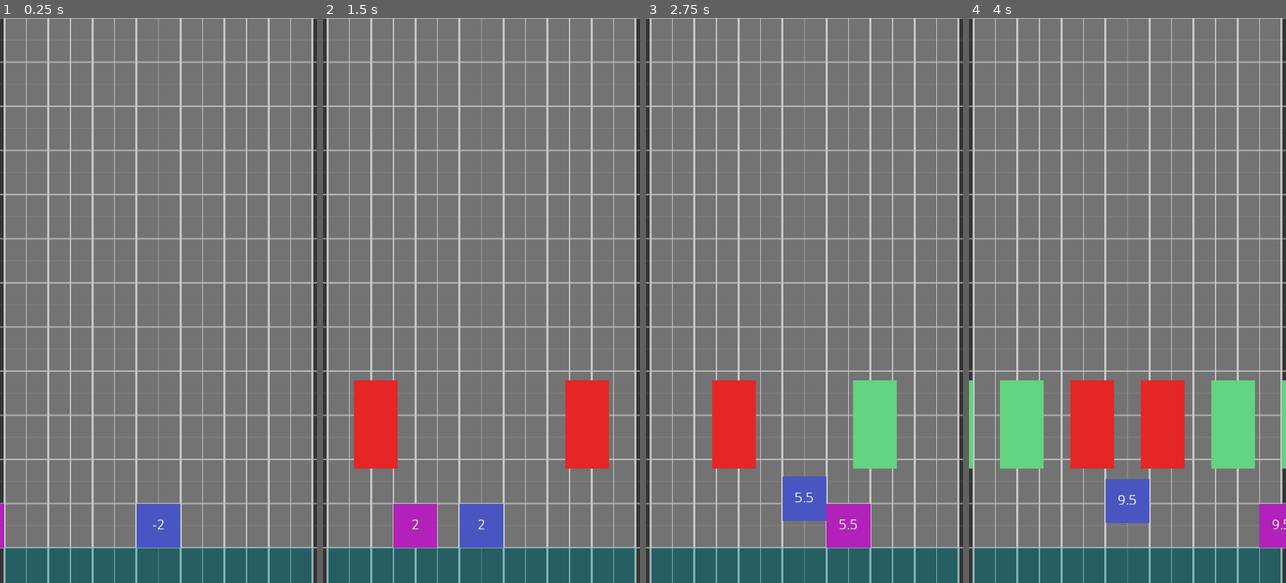
Above: before the commit, frames 1-4 (left to right).
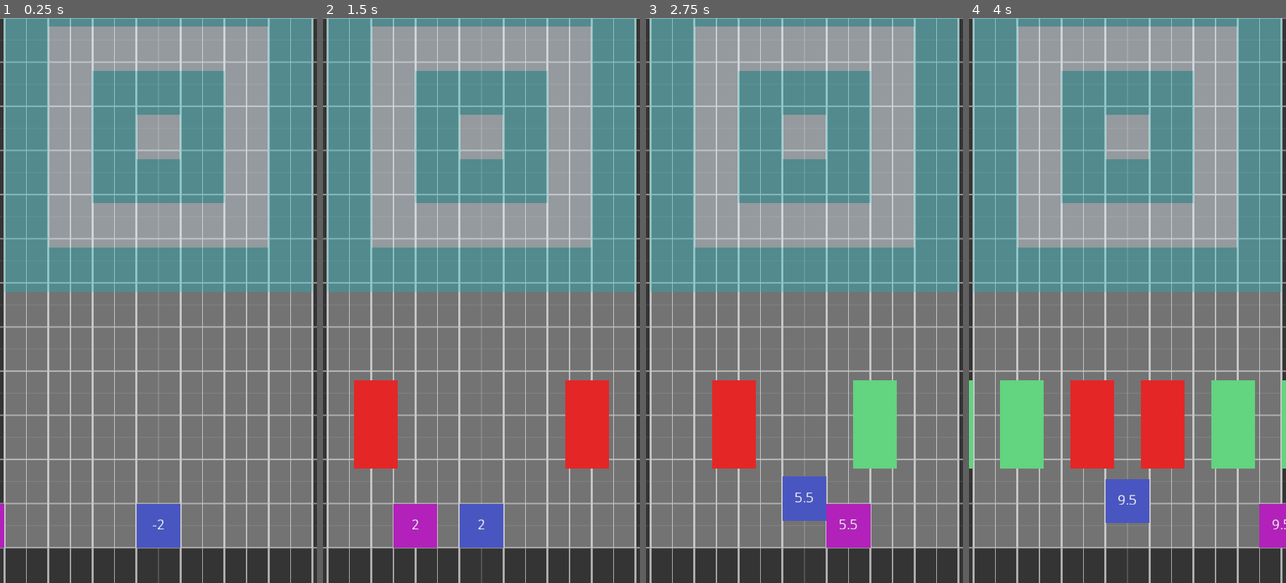
Above: after the commit, the same moments.

Repository: funexpected/jamper
Game: Godot game, scene res://level.tscn
Same seed, same stepped clock (60 frames per second), same inputs: the game is played once before the commit and once after it. This scene is started directly instead of the project's main scene.
Inputs (mouse positions are in pixels of both pictures, inside the frame that each line leads up to):
- Up to frame 1 (0.25 s): no input
- Up to frame 2 (1.5 s): move the mouse to (551, 272) at 0.52 s; click (551, 272) at 0.67 s; move the mouse to (418, 328) at 1.27 s; click (418, 328) at 1.42 s
- Up to frame 3 (2.75 s): move the mouse to (836, 176) at 2.02 s; click (836, 176) at 2.17 s
- Up to frame 4 (4 s): move the mouse to (1111, 413) at 2.77 s; click (1111, 413) at 2.92 s; move the mouse to (1222, 385) at 3.52 s; click (1222, 385) at 3.67 s

The runs differ from the first frame. In frame 1, 52% of the frame differs, in the area x 1-99%, y 0-100%; in frame 2, 52%; in frame 3, 52%; in frame 4, 52%.

Commit message:
move field and add tmp pos in field

Diff:
--- a/field.gd
+++ b/field.gd
@@ -96,7 +96,9 @@
 
 
 func block_is_good(obj):
-	var column = obj.position.x / size_block
+	var tmp_obj_pos_x = obj.position.x + 1080/2
+#	var column = obj.position.x / size_block
+	var column = tmp_obj_pos_x / size_block
 	var cell = check_table(column)
 	var cell_image = check_image_table(column)
 	print("TWO_TABLES")
--- a/level.tscn
+++ b/level.tscn
@@ -34,6 +34,11 @@
 [node name="grandma" parent="." instance=ExtResource( 2 )]
 
 [node name="field" parent="." instance=ExtResource( 3 )]
+anchor_left = 0.5
+anchor_right = 0.5
+anchor_bottom = 0.0
+margin_top = -1920.0
+margin_bottom = -1920.0
 
 [node name="spawner0" parent="." instance=ExtResource( 4 )]
 position = Vector2( -525, -345 )
